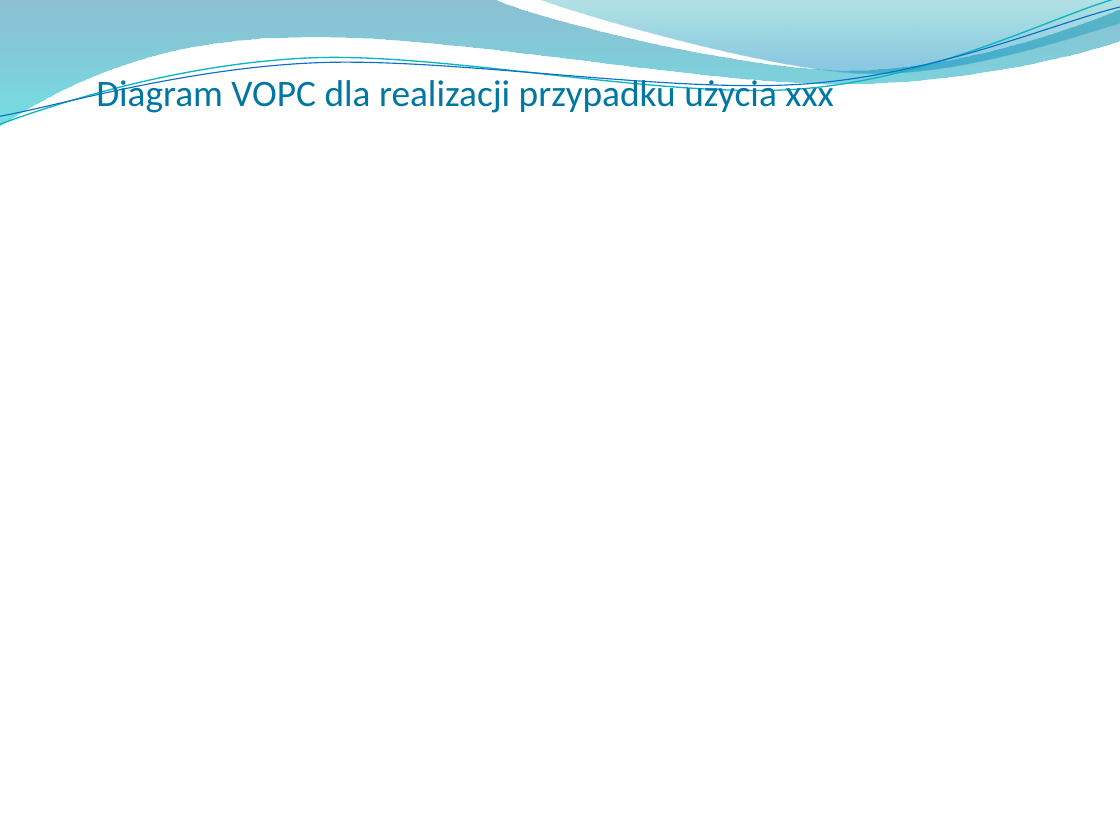
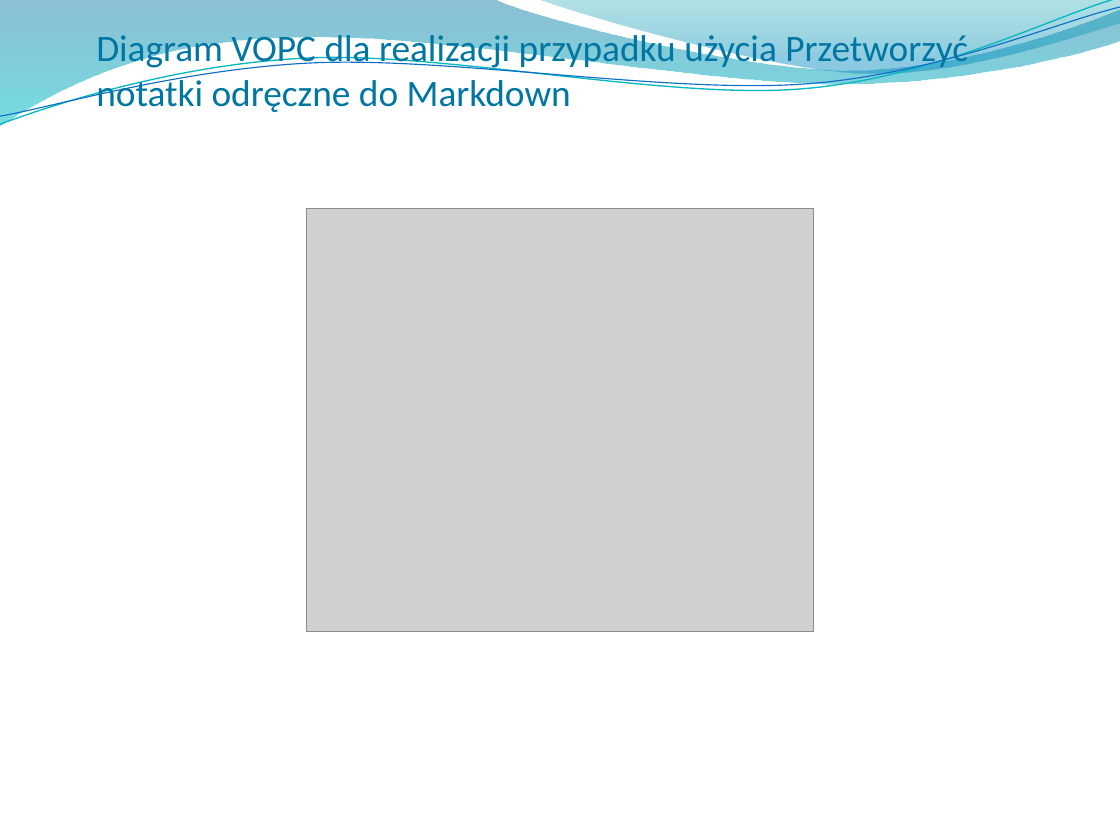
Before and after one commit to Manomenu/okno-mpsi-2026, a slide deck: slide 21 of Przeglad_koncowy_notes_ai.pptx (slide 20 before the commit). Drawn at 1120x840 pixels with LibreOffice and Linux fonts; fonts in the diff are those of the drawing; grey boxes stand for pictures; background and template pictures are left out. Boxes give left, top, right and bottom in pixels: in the first picture for what was removed or moved away, otherwise in the second. Text is boxed around its words. In the diff, an @@ line names an element or a change of style, - is before the commit and + after.

```diff
--- a/Przeglad_koncowy_notes_ai.pptx
+++ b/Przeglad_koncowy_notes_ai.pptx
@@ title at box(96, 30, 968, 112): text changed @@
-Diagram VOPC dla realizacji przypadku użycia xxx
+Diagram VOPC dla realizacji przypadku użycia Przetworzyć notatki odręczne do Markdown
@@ picture added at box(306, 208, 813, 631) @@
```
Also in this commit, not shown: 15 other slides changed, 23 slides added, 1 slide removed.
